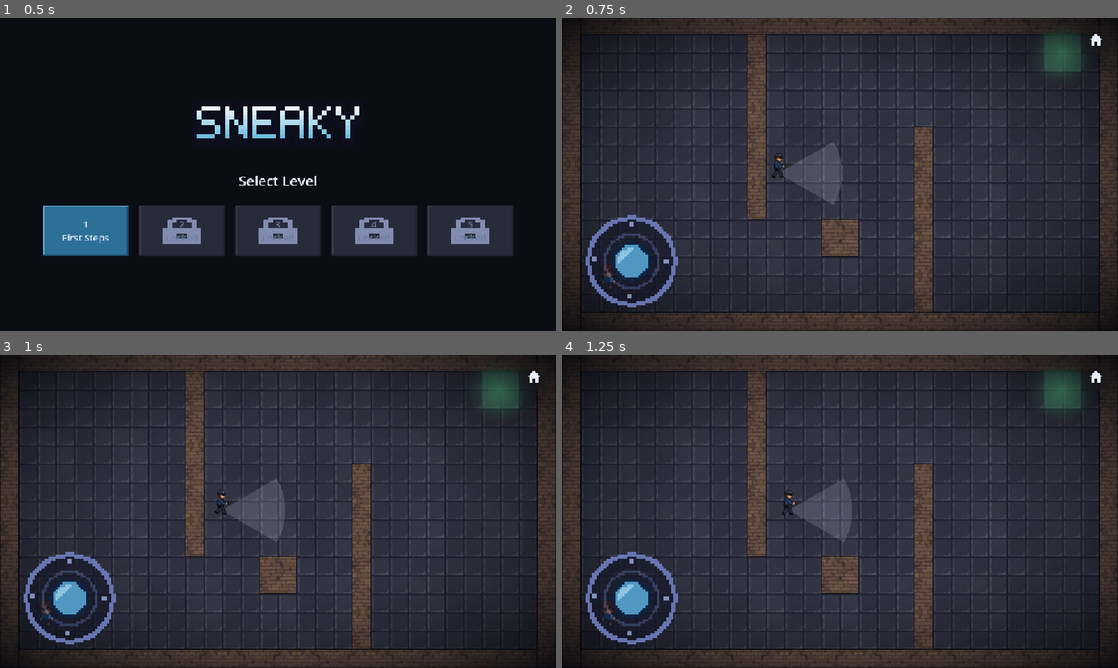
Above: before the commit, frames 1-4 (two rows, left to right).
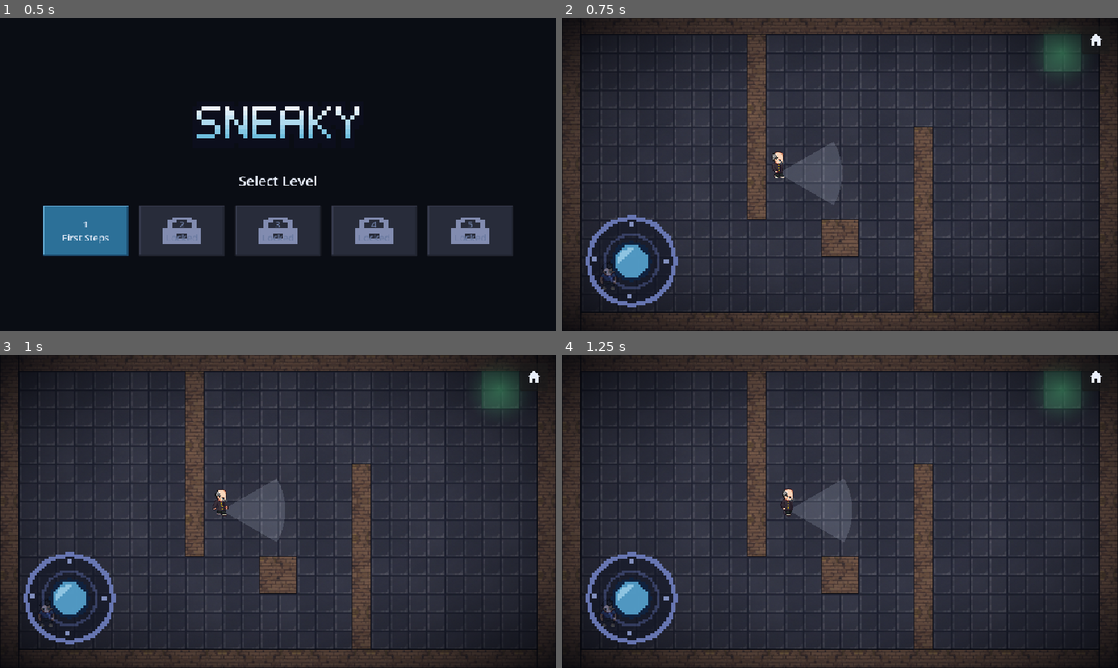
Above: after the commit, the same moments.

Repository: ckopp22/Sneaky
Game: Godot game, scene res://scenes/level_select.tscn
Same seed, same stepped clock (60 frames per second), same inputs: the game is played once before the commit and once after it.
Inputs:
- Up to frame 1 (0.5 s): no input
- Up to frame 2 (0.75 s): click "1 First Steps" at 0.5 s
- Up to frame 3 (1 s): no input
- Up to frame 4 (1.25 s): no input

Frame 1 is identical in both runs. In frame 2, 0.2% of the frame differs, in the area x 6-41%, y 42-87%; in frame 3, 0.2%, in the area x 6-42%, y 42-87%; in frame 4, 0.2%.

Commit message:
Phase 4 (art): switch to new 64px sprite sheets for player and guards
Co-Authored-By: Claude Sonnet 5.5 <noreply@anthropic.com>

Diff:
--- a/assets/sprites/boy1.json
+++ b/assets/sprites/boy1.json
@@ -1 +1 @@
-{"frame": [72, 104], "counts": {"down": 4, "up": 6, "left": 6, "right": 6}}
+{"frame": [64, 64], "feet_y": 62, "rows": {"up": 8, "left": 9, "down": 10, "right": 11}, "walk": [1, 8]}
--- a/assets/sprites/boy2.json
+++ b/assets/sprites/boy2.json
@@ -1 +1 @@
-{"frame": [72, 104], "counts": {"down": 4, "up": 4, "left": 8, "right": 7}}
+{"frame": [64, 64], "feet_y": 62, "rows": {"up": 8, "left": 9, "down": 10, "right": 11}, "walk": [1, 8]}
--- a/assets/sprites/guard.json
+++ b/assets/sprites/guard.json
@@ -1 +1 @@
-{"frame": [72, 104], "counts": {"down": 4, "up": 4, "left": 8, "right": 8}}
+{"frame": [64, 64], "feet_y": 62, "rows": {"up": 8, "left": 9, "down": 10, "right": 11}, "walk": [1, 8]}
--- a/scripts/character_sprites.gd
+++ b/scripts/character_sprites.gd
@@ -2,9 +2,8 @@
 
 const DIRECTIONS: Array[String] = ["down", "up", "left", "right"]
 const DIR: String = "res://assets/sprites/"
-const SCALE: float = 0.5
 const FEET_Y: float = 10.0
-const FPS: float = 8.0
+const FPS: float = 10.0
 
 
 static func create(character: String) -> AnimatedSprite2D:
@@ -12,24 +11,23 @@
 	var texture: Texture2D = load(DIR + character + ".png")
 	var frame: Array = data["frame"]
 	var frame_size := Vector2(frame[0], frame[1])
-	var counts: Dictionary = data["counts"]
+	var rows: Dictionary = data["rows"]
+	var walk: Array = data["walk"]
 	var frames := SpriteFrames.new()
 	frames.remove_animation("default")
-	for row: int in DIRECTIONS.size():
-		var direction: String = DIRECTIONS[row]
+	for direction: String in DIRECTIONS:
+		var row: int = int(rows[direction])
 		frames.add_animation(direction)
 		frames.set_animation_speed(direction, FPS)
-		for i: int in int(counts[direction]):
-			var atlas := AtlasTexture.new()
-			atlas.atlas = texture
-			atlas.region = Rect2(Vector2(i, row) * frame_size, frame_size)
-			frames.add_frame(direction, atlas)
+		for col: int in range(int(walk[0]), int(walk[1]) + 1):
+			frames.add_frame(direction, _frame(texture, col, row, frame_size))
+		frames.add_animation("idle_" + direction)
+		frames.add_frame("idle_" + direction, _frame(texture, 0, row, frame_size))
 	var sprite := AnimatedSprite2D.new()
 	sprite.sprite_frames = frames
-	sprite.animation = "down"
-	sprite.scale = Vector2(SCALE, SCALE)
-	sprite.texture_filter = CanvasItem.TEXTURE_FILTER_LINEAR
-	sprite.position = Vector2(0.0, FEET_Y - frame_size.y * SCALE / 2.0)
+	sprite.animation = "idle_down"
+	sprite.texture_filter = CanvasItem.TEXTURE_FILTER_NEAREST
+	sprite.position = Vector2(0.0, FEET_Y - (float(data["feet_y"]) - frame_size.y / 2.0))
 	return sprite
 
 
@@ -37,3 +35,10 @@
 	if absf(vector.x) > absf(vector.y):
 		return "right" if vector.x > 0.0 else "left"
 	return "down" if vector.y > 0.0 else "up"
+
+
+static func _frame(texture: Texture2D, col: int, row: int, frame_size: Vector2) -> AtlasTexture:
+	var atlas := AtlasTexture.new()
+	atlas.atlas = texture
+	atlas.region = Rect2(Vector2(col, row) * frame_size, frame_size)
+	return atlas
--- a/scripts/guard.gd
+++ b/scripts/guard.gd
@@ -12,7 +12,7 @@
 
 
 func _ready() -> void:
-	bubble_y = -72.0
+	bubble_y = -66.0
 	_sprite = CharacterSprites.create("guard")
 	add_child(_sprite)
 
@@ -30,12 +30,8 @@
 
 
 func _update_state(delta: float) -> void:
-	var moving: bool = _patrol(delta)
-	if moving:
-		_sprite.play(CharacterSprites.direction_name(facing))
-	else:
-		_sprite.stop()
-		_sprite.frame = 0
+	var direction: String = CharacterSprites.direction_name(facing)
+	_sprite.play(direction if _patrol(delta) else "idle_" + direction)
 
 
 func _patrol(delta: float) -> bool:
--- a/scripts/player.gd
+++ b/scripts/player.gd
@@ -11,6 +11,7 @@
 var joystick_vector: Vector2 = Vector2.ZERO
 
 var _sprite: AnimatedSprite2D
+var _direction: String = "down"
 
 @onready var _shape: CollisionShape2D = $CollisionShape2D
 
@@ -31,11 +32,11 @@
 		direction = joystick_vector
 	velocity = direction * Config.PLAYER_SPEED
 	move_and_slide()
-	if velocity == Vector2.ZERO:
-		_sprite.stop()
-		_sprite.frame = 0
+	if velocity != Vector2.ZERO:
+		_direction = CharacterSprites.direction_name(velocity)
+		_sprite.play(_direction)
 	else:
-		_sprite.play(CharacterSprites.direction_name(velocity))
+		_sprite.play("idle_" + _direction)
 
 
 func set_joystick_vector(vector: Vector2) -> void:
Binary file changed: assets/sprites/boy1.png
Binary file changed: assets/sprites/boy2.png
Binary file changed: assets/sprites/guard.png
Not shown, changed: docs/index.html
Not shown, changed: docs/index.pck
